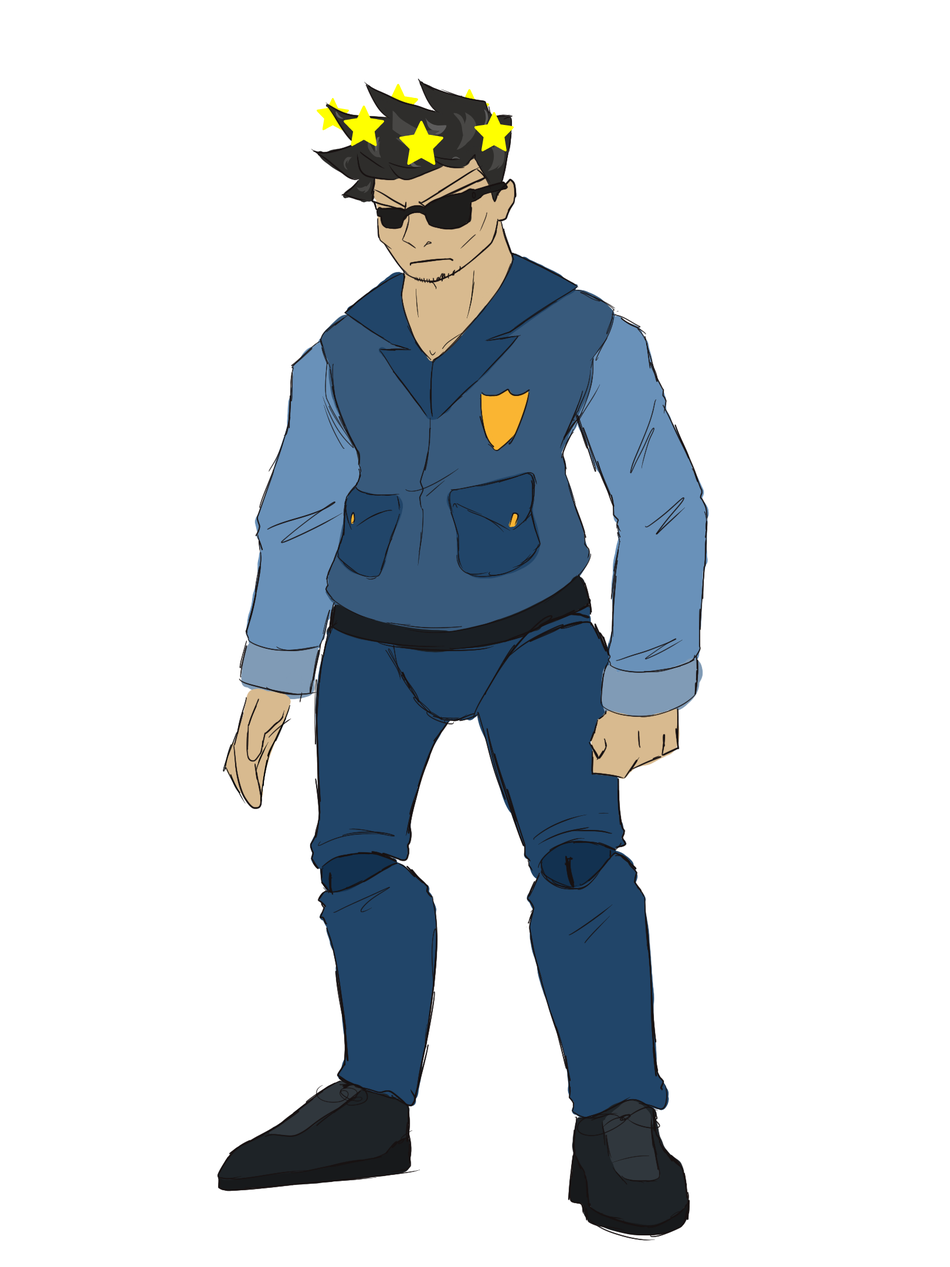
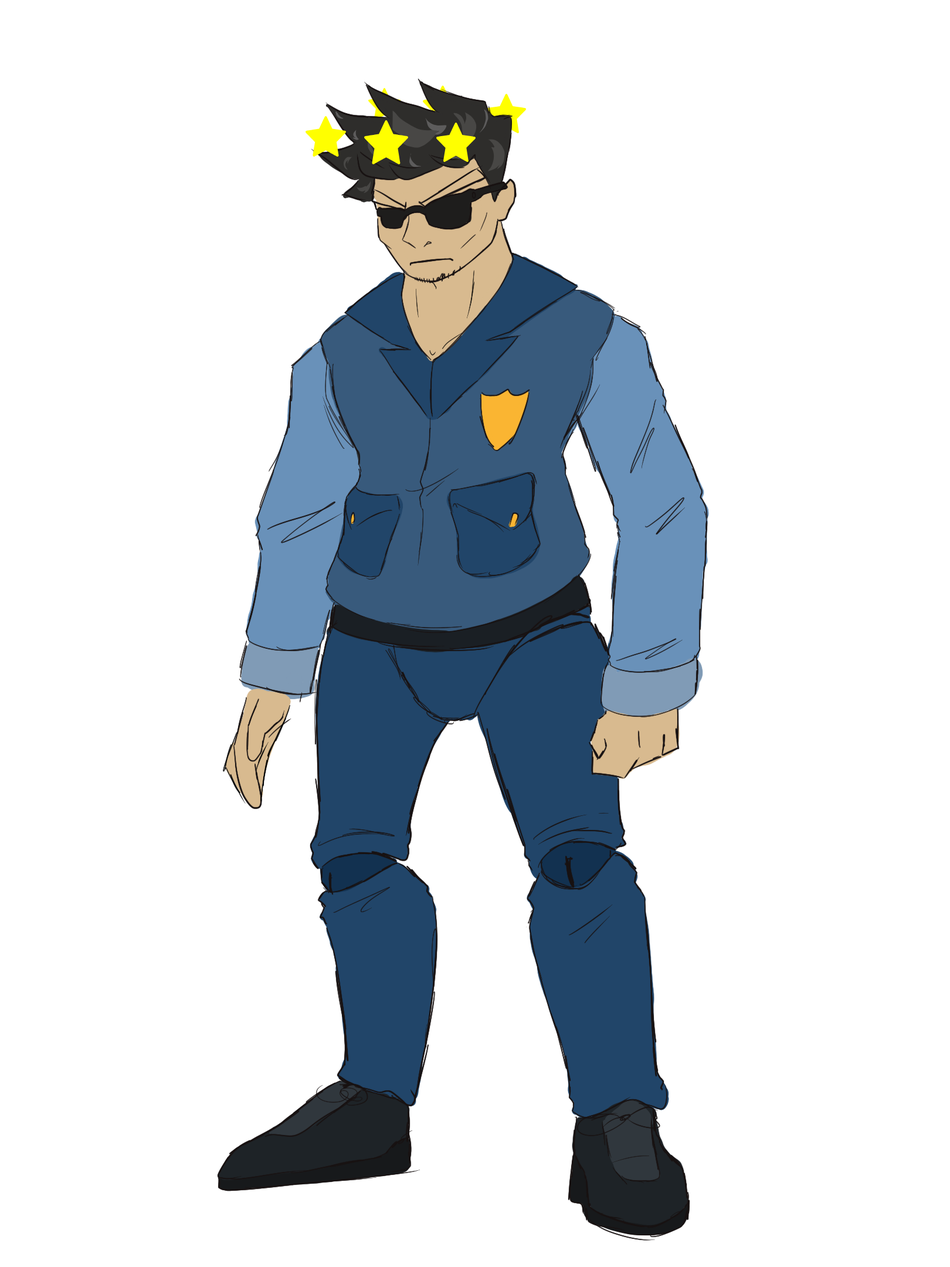
Layer changes from the first 950x1267 image to the second:
hid group "frame 1 copy" (3 layers) over (305, 83, 527, 165)
showed group "frame 1" (3 layers) over (305, 83, 527, 165)
